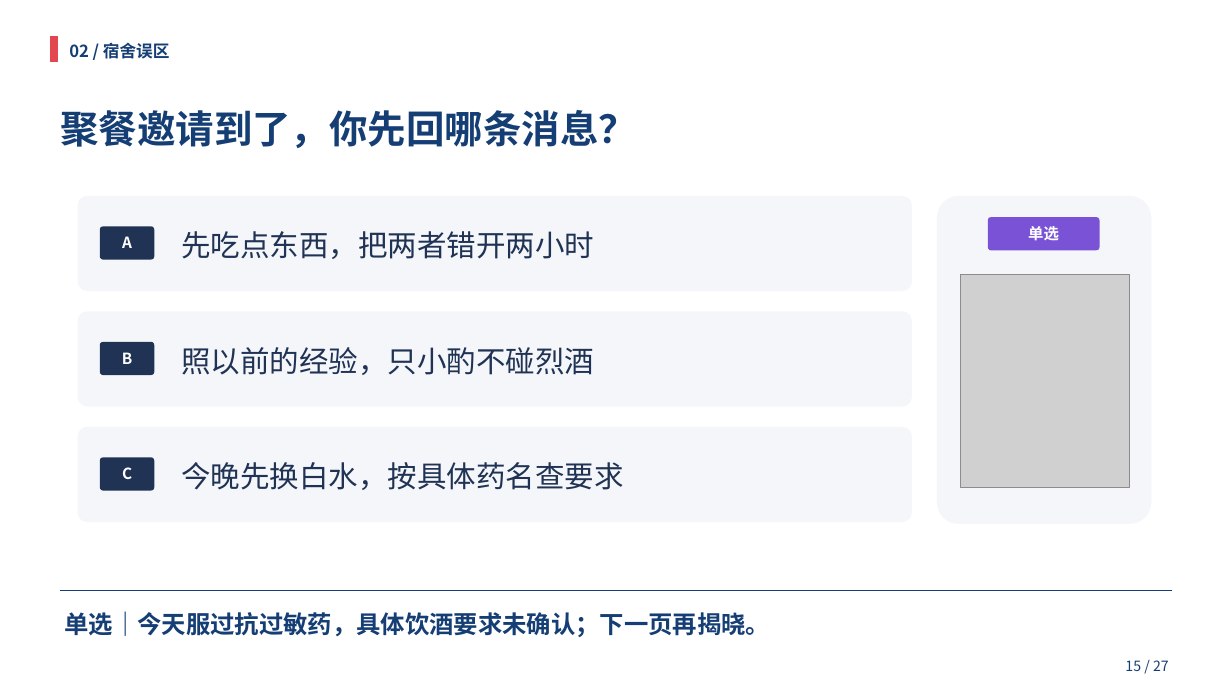
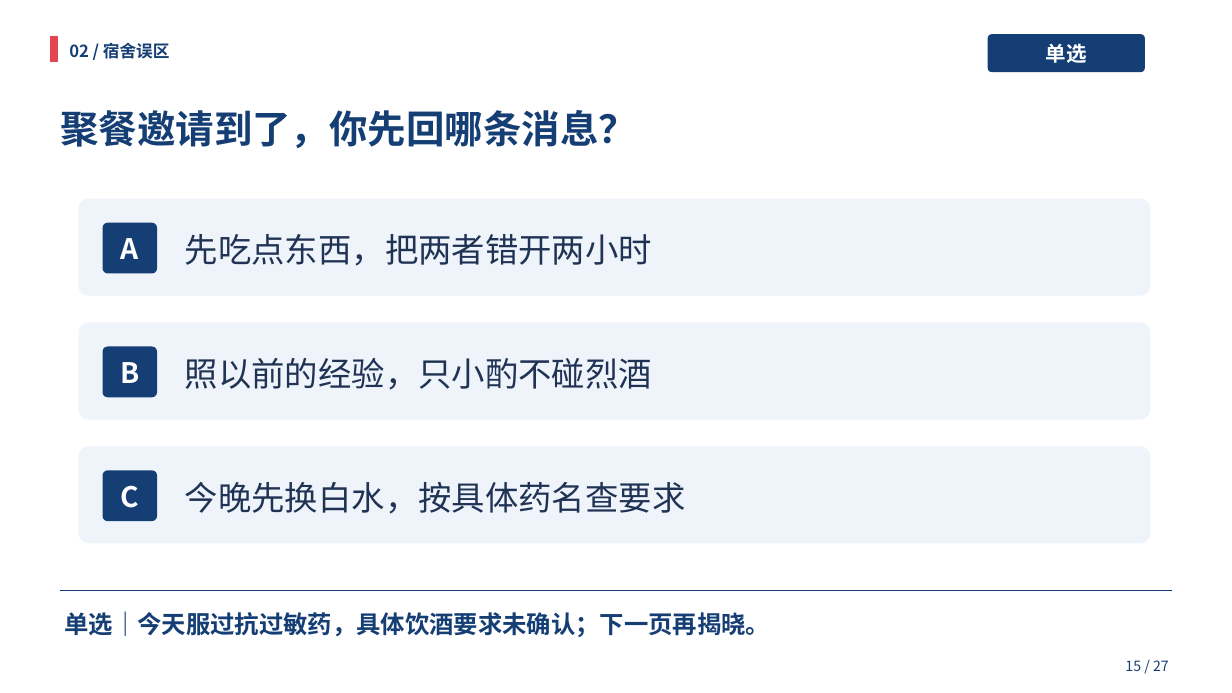
Before and after one commit to HOU-snowyfly/PPTbuilder, a slide deck: slide 15 of 交付文件/合理用药_双人35分钟.pptx. Drawn at 1232x693 pixels with LibreOffice and Linux fonts; fonts in the diff are those of the drawing; grey boxes stand for pictures. Boxes give left, top, right and bottom in pixels: in the first picture for what was removed or moved away, otherwise in the second. Text is boxed around its words. In the diff, an @@ line names an element or a change of style, - is before the commit and + after.

```diff
--- a/交付文件/合理用药_双人35分钟.pptx
+++ b/交付文件/合理用药_双人35分钟.pptx
@@ rounded rectangle added at (988, 34, 1145, 72), fill #153E75 @@
@@ text "单选": place and size @@
-text "单选" at (1028, 226, 1059, 241)
+text "单选" at (1046, 43, 1087, 63)
@@ text "单选" at (1046, 43, 1087, 63): size 12 to 16 pt @@
@@ rounded rectangle: place and size @@
-rounded rectangle at (78, 196, 912, 291)
+rounded rectangle at (79, 199, 1151, 296)
@@ rounded rectangle removed at (937, 196, 1152, 524) @@
@@ rounded rectangle: place and size @@
-rounded rectangle at (100, 226, 154, 260)
+rounded rectangle at (103, 223, 157, 274)
@@ rounded rectangle removed at (988, 217, 1100, 250) @@
@@ picture removed at (961, 274, 1129, 488) @@
@@ rounded rectangle: place and size @@
-rounded rectangle at (78, 311, 912, 407)
+rounded rectangle at (79, 323, 1151, 420)
@@ text "B": place and size @@
-text "B" at (122, 352, 132, 364)
+text "B" at (120, 362, 139, 383)
@@ rounded rectangle: place and size @@
-rounded rectangle at (100, 342, 154, 375)
+rounded rectangle at (103, 347, 157, 397)
@@ text "照以前的经验，只小酌不碰烈酒": place and size @@
-text "照以前的经验，只小酌不碰烈酒" at (181, 347, 594, 375)
+text "照以前的经验，只小酌不碰烈酒" at (185, 358, 652, 390)
@@ fill #F4F6FA to #EEF4FA in 3 elements at (79, 199, 1151, 296), (79, 323, 1151, 420), (79, 446, 1151, 543) @@
@@ rounded rectangle: place and size @@
-rounded rectangle at (78, 427, 912, 522)
+rounded rectangle at (79, 446, 1151, 543)
@@ size 12 to 22 pt in 3 elements at (121, 238, 139, 259), (120, 362, 139, 383), (121, 485, 140, 508) @@
@@ text "C": place and size @@
-text "C" at (122, 467, 132, 479)
+text "C" at (121, 485, 140, 508)
@@ fill #203354 to #153E75 in 3 elements at (103, 223, 157, 274), (103, 347, 157, 397), (103, 470, 157, 521) @@
@@ rounded rectangle: place and size @@
-rounded rectangle at (100, 457, 154, 491)
+rounded rectangle at (103, 470, 157, 521)
@@ size 23 to 26 pt in 3 elements at (185, 234, 652, 266), (185, 358, 652, 390), (185, 482, 686, 514) @@
@@ text "今晚先换白水，按具体药名查要求": place and size @@
-text "今晚先换白水，按具体药名查要求" at (181, 462, 624, 490)
+text "今晚先换白水，按具体药名查要求" at (185, 482, 686, 514)
```
Also in this commit, not shown: 22 other slides changed, 1 slide added, 1 other file.
